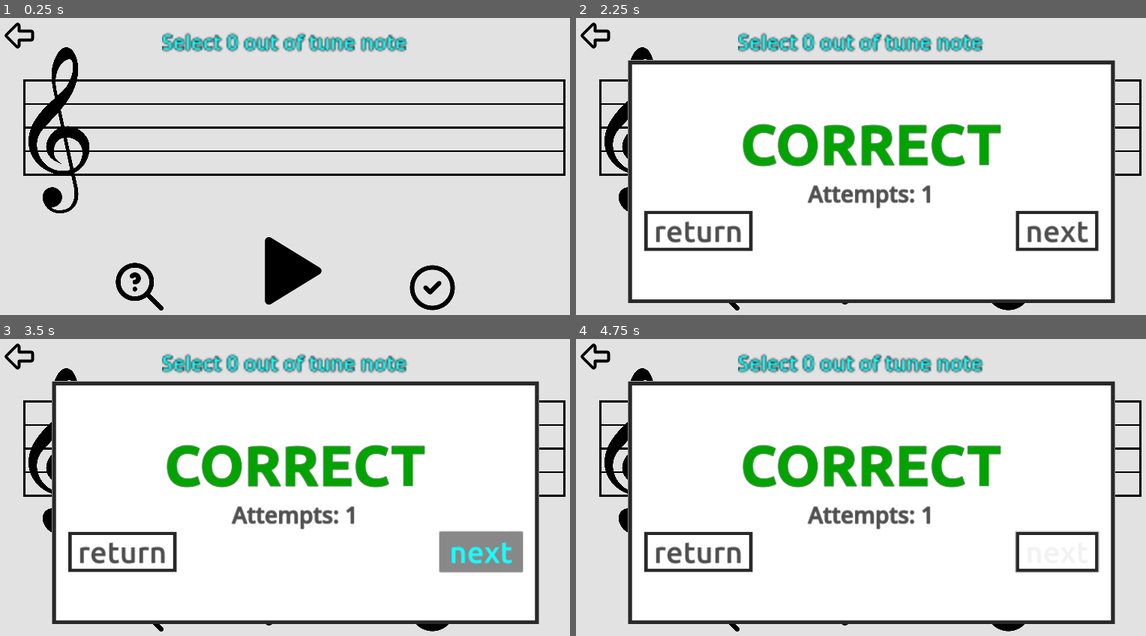
Above: before the commit, frames 1-4 (two rows, left to right).
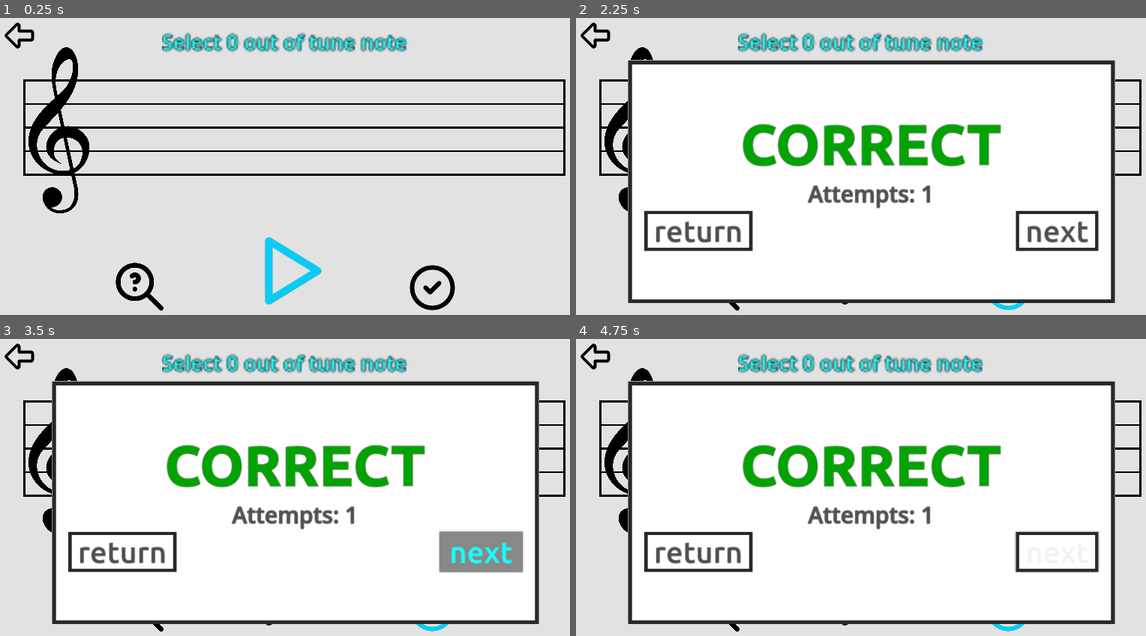
Above: after the commit, the same moments.

Repository: Sniggiho/COMP225-Reluna
Game: Godot game, scene res://Scenes/firstScene.tscn
Same seed, same stepped clock (60 frames per second), same inputs: the game is played once before the commit and once after it.
Inputs (mouse positions are in pixels of both pictures, inside the frame that each line leads up to):
- Up to frame 1 (0.25 s): no input
- Up to frame 2 (2.25 s): click (861, 270) at 0.5 s; click (861, 270) at 1.25 s; click (1009, 288) at 2 s
- Up to frame 3 (3.5 s): click "next" at 2.75 s
- Up to frame 4 (4.75 s): click "next" at 3.5 s; click (718, 606) at 4.25 s

The runs differ from the first frame. In frame 1, 1.3% of the frame differs, in the area x 46-57%, y 73-97%; in frame 2, 0.1%; in frame 3, 0.1%; in frame 4, 0.1%.
Error in both runs: Invalid assignment of index '0' (on base: 'Array') with value of type 'bool'. (res://Scenes/LevelManager/LevelManager.gd:82)

Commit message:
fixed button display textures in firstScene

Diff:
--- a/Project/Scenes/firstScene.tscn
+++ b/Project/Scenes/firstScene.tscn
@@ -4,14 +4,14 @@
 [ext_resource type="Script" path="res://Scenes/firstScene.gd" id="1_yjiac"]
 [ext_resource type="Texture2D" uid="uid://f7byr3m2so4i" path="res://RelunaIcons/play empty.png" id="3_ad746"]
 [ext_resource type="Texture2D" uid="uid://corvs4jhdgfk3" path="res://RelunaIcons/backArrow.png" id="3_fgehq"]
-[ext_resource type="Texture2D" uid="uid://dqfovth5n1cg0" path="res://RelunaIcons/play filled.png" id="4_f3uym"]
 [ext_resource type="Texture2D" uid="uid://71tu2ixgeqk8" path="res://RelunaIcons/backArrowFilled.png" id="4_peq4r"]
 [ext_resource type="PackedScene" uid="uid://dq0mp8xmuh00" path="res://Scenes/MusicStaff/MusicStaff.tscn" id="5_bafn2"]
 [ext_resource type="Script" path="res://Scenes/DisplayText.gd" id="5_k5ivr"]
 [ext_resource type="Texture2D" uid="uid://c8u1gdexyrdyn" path="res://RelunaIcons/checkEmpty.png" id="5_mk5gt"]
-[ext_resource type="Texture2D" uid="uid://8d8gcs6vjvtc" path="res://RelunaIcons/checkFilled.png" id="6_7w56k"]
+[ext_resource type="Texture2D" uid="uid://ikn1k8wp15am" path="res://RelunaIcons/playHighlighted.png" id="7_kusi7"]
 [ext_resource type="Texture2D" uid="uid://cxbfhp8by63gd" path="res://RelunaIcons/hint.png" id="8_c0d27"]
-[ext_resource type="Texture2D" uid="uid://c5t2luc0n1rvq" path="res://RelunaIcons/hintFilled.png" id="9_rdd6e"]
+[ext_resource type="Texture2D" uid="uid://r001jll7cuxa" path="res://RelunaIcons/checkHighlighted.png" id="9_k7p43"]
+[ext_resource type="Texture2D" uid="uid://bojfpfwpd3vbg" path="res://RelunaIcons/hintHighlighted.png" id="11_mmdue"]
 [ext_resource type="Script" path="res://Scenes/Feedback.gd" id="12_plc4t"]
 
 [node name="Main" type="Node2D"]
@@ -49,8 +49,8 @@
 focus_neighbor_left = NodePath("../HintButton")
 focus_neighbor_right = NodePath("../CheckButton")
 texture_normal = ExtResource("3_ad746")
-texture_hover = ExtResource("4_f3uym")
-texture_focused = ExtResource("4_f3uym")
+texture_hover = ExtResource("7_kusi7")
+texture_focused = ExtResource("7_kusi7")
 
 [node name="CheckButton" type="TextureButton" parent="."]
 offset_left = 1093.0
@@ -60,8 +60,8 @@
 scale = Vector2(0.6, 0.6)
 focus_neighbor_left = NodePath("../PlayButton")
 texture_normal = ExtResource("5_mk5gt")
-texture_hover = ExtResource("6_7w56k")
-texture_focused = ExtResource("6_7w56k")
+texture_hover = ExtResource("9_k7p43")
+texture_focused = ExtResource("9_k7p43")
 
 [node name="HintButton" type="TextureButton" parent="."]
 offset_left = 308.0
@@ -71,8 +71,8 @@
 scale = Vector2(0.637106, 0.637106)
 focus_neighbor_right = NodePath("../PlayButton")
 texture_normal = ExtResource("8_c0d27")
-texture_hover = ExtResource("9_rdd6e")
-texture_focused = ExtResource("9_rdd6e")
+texture_hover = ExtResource("11_mmdue")
+texture_focused = ExtResource("11_mmdue")
 
 [node name="ColorRect" type="ColorRect" parent="."]
 visible = false
Binary file changed: Project/RelunaIcons/checkHighlighted.png
Binary file changed: Project/RelunaIcons/hintHighlighted.png
Binary file changed: Project/RelunaIcons/playHighlighted.png
Not shown, changed: Project/RelunaIcons/.DS_Store
